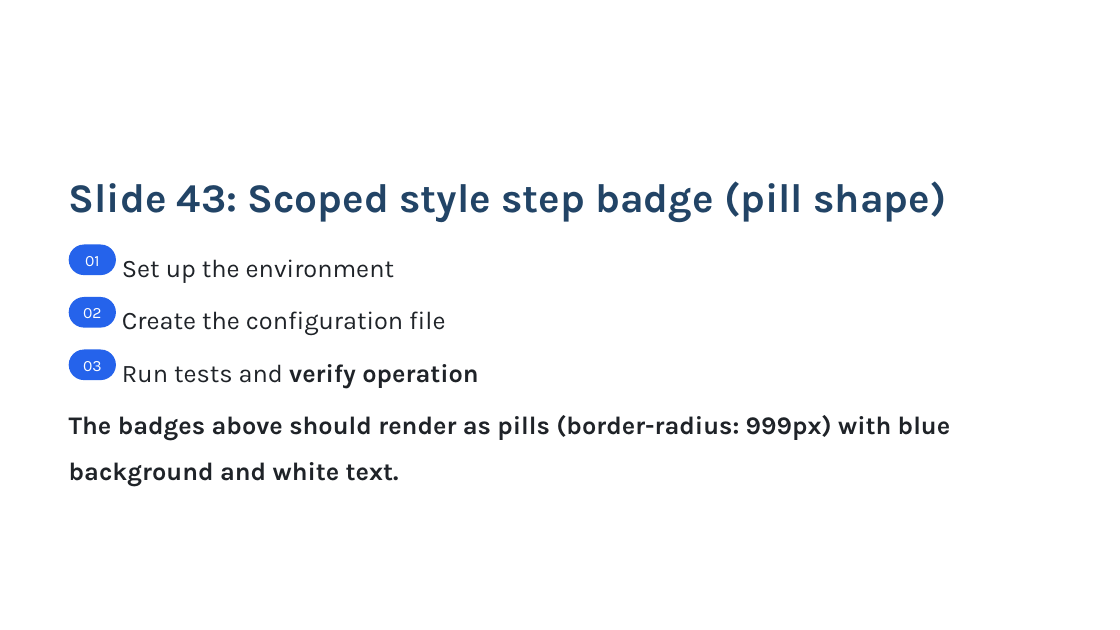
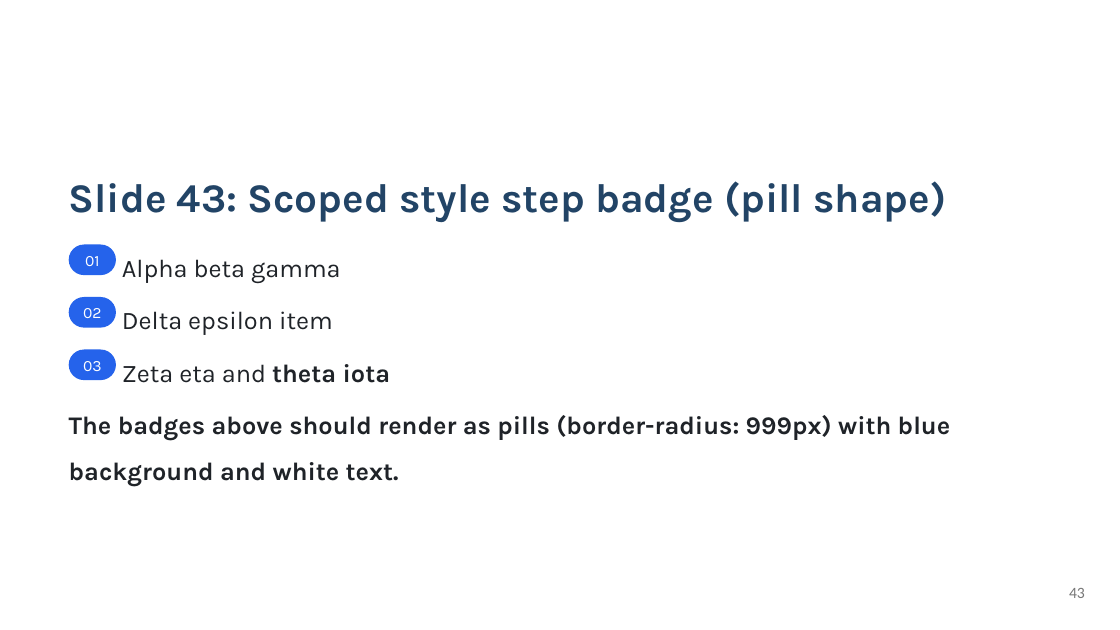
Before and after one commit to KatsuYuzu/marp-to-editable-pptx, a slide deck: slide 43 of output-pptx/test-output.pptx. Drawn at 1120x630 pixels with LibreOffice and Linux fonts; fonts in the diff are those of the drawing. Boxes give left, top, right and bottom in pixels: in the first picture for what was removed or moved away, otherwise in the second. Text is boxed around its words. In the diff, an @@ line names an element or a change of style, - is before the commit and + after.

```diff
--- a/output-pptx/test-output.pptx
+++ b/output-pptx/test-output.pptx
@@ text at (x1=122, y1=259, x2=341, y2=283): text changed @@
-Set up the environment
+Alpha beta gamma
@@ text at (x1=122, y1=311, x2=333, y2=335): text changed @@
-Create the configuration file
+Delta epsilon item
@@ text at (x1=122, y1=364, x2=390, y2=383): text changed; bold off @@
-Run tests and verify operation
+Zeta eta and theta iota
@@ page number added at (x1=1069, y1=588, x2=1085, y2=598), 13.5 pt, text #777777 @@
+43
```
Also in this commit, not shown: 54 other slides changed, 12 slides added, 8 slides removed, 4 other files.
